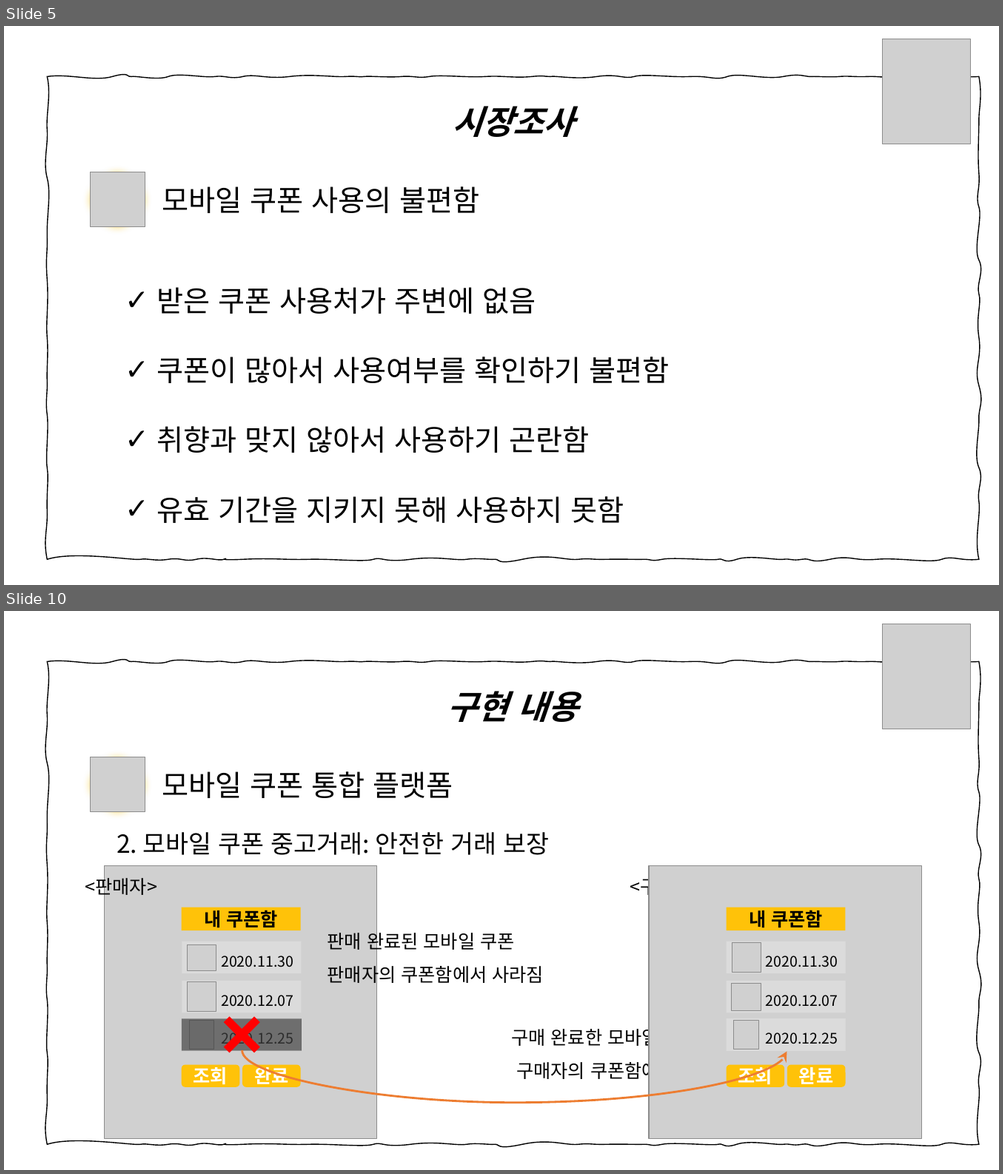
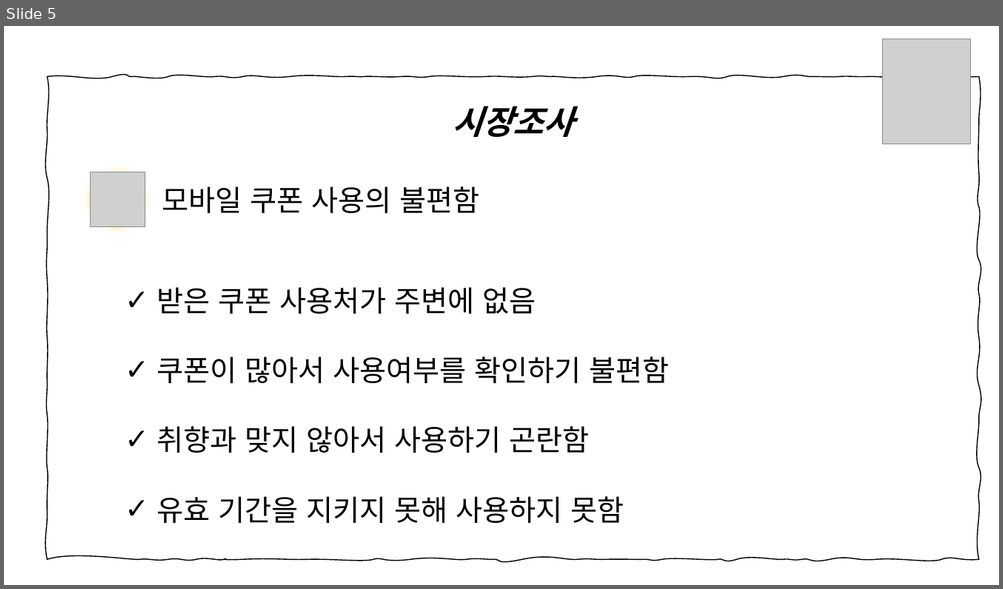
Before and after one commit to joooeunkim/Harmonize, a slide deck: 모두의쿠폰_하모니즈.pptx. Shown one above the other, each under a label of ours: slides 5 and 10 before the commit, slide 5 after it; the slides between them are not shown. The pictures are 1003x1174 and 1003x589 pixels, drawn with LibreOffice and Linux fonts; fonts in the diff are those of the drawing; grey boxes stand for pictures. Boxes give left, top, right and bottom in pixels: in the first picture for what was removed or moved away, otherwise in the second. Text is boxed around its words. In the diff, an @@ line names an element or a change of style, - is before the commit and + after.

```diff
--- a/모두의쿠폰_하모니즈.pptx
+++ b/모두의쿠폰_하모니즈.pptx
@@ slide 10 removed at box(4, 611, 999, 1170), background #FFFFFF @@
@@ picture removed at box(883, 624, 971, 729) @@
@@ freeform shape removed at box(47, 662, 979, 1145) @@
@@ text removed at box(447, 691, 578, 722) @@
-구현 내용
@@ ellipse removed at box(80, 748, 155, 822) @@
@@ picture removed at box(90, 758, 145, 812) @@
@@ text removed at box(162, 772, 452, 798) @@
-모바일 쿠폰 통합 플랫폼
@@ text removed at box(116, 832, 549, 855) @@
-2. 모바일 쿠폰 중고거래: 안전한 거래 보장
@@ text removed at box(85, 874, 158, 898) @@
-<판매자>
@@ picture removed at box(104, 866, 377, 1139) @@
@@ text removed at box(629, 874, 702, 898) @@
-<구매자>
@@ rectangle removed at box(182, 907, 301, 931) @@
-내 쿠폰함
@@ rectangle removed at box(182, 942, 301, 974) @@
-2020.11.30
@@ text removed at box(327, 929, 543, 987) @@
-판매 완료된 모바일 쿠폰
-판매자의 쿠폰함에서 사라짐
@@ group removed at box(649, 866, 922, 1139): 4 pictures, 4 rectangles, 2 rounded rectangles @@
-조회
-완료
-내 쿠폰함
-2020.12.07
-2020.11.30
-2020.12.25
@@ picture removed at box(187, 945, 216, 971) @@
@@ rectangle removed at box(182, 981, 301, 1013) @@
-2020.12.07
@@ picture removed at box(188, 982, 216, 1011) @@
@@ cross removed at box(212, 1005, 271, 1065) @@
@@ rectangle removed at box(182, 1019, 301, 1051) @@
-2020.12.25
@@ rectangle removed at box(182, 1019, 301, 1051) @@
@@ picture removed at box(189, 1021, 213, 1050) @@
@@ text removed at box(511, 1025, 659, 1083) @@
-구매 완료한 모바일 쿠폰 구매자의 쿠폰함에 생김
@@ curved arrow removed from (242, 1051) to (787, 1052) @@
@@ rounded rectangle removed at box(182, 1065, 240, 1088) @@
-조회
@@ rounded rectangle removed at box(242, 1065, 300, 1088) @@
-완료
```
Also in this commit, not shown: 9 slides changed, 1 other slide removed, 1 other file.
